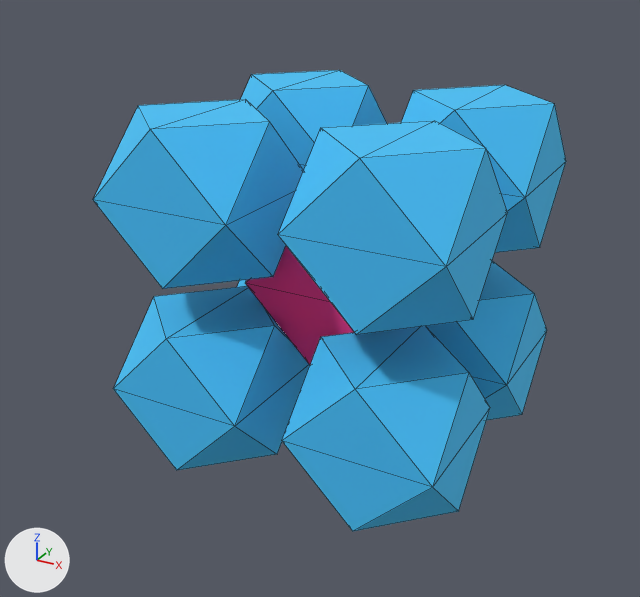
An edit to the glTF model fractalarchimedean/vr/salas/glb/fractalcuboctahedron1.glb, drawn before and after from the same camera.
Rendered twice from a 50 mm camera at (7.67, -15.02, 6.8) aimed at (-0.35, -0.44, -0.49). Every picture has the same lights, and +X, +Y and +Z are marked at lower left. Mesh edges are drawn as thin lines. Where no turn or scale is listed for an object, it has been applied to the vertices.

The scene before the commit, as lines of its bpy script (objects in view):
```python
ob_mesh_0 = bpy.data.objects.new('Mesh_0', me_mesh_0)
ob_mesh_0.location = (-1.96, 1.96, 1.96)
ob_mesh_1 = bpy.data.objects.new('Mesh_1', me_mesh_1)
ob_mesh_1.location = (1.96, 1.96, 1.96)
ob_mesh_2 = bpy.data.objects.new('Mesh_2', me_mesh_2)
ob_mesh_2.location = (1.96, -1.96, 1.96)
ob_mesh_3 = bpy.data.objects.new('Mesh_3', me_mesh_3)
ob_mesh_3.location = (-1.96, -1.96, 1.96)
ob_mesh_5 = bpy.data.objects.new('Mesh_5', me_mesh_5)
ob_mesh_5.location = (1.96, 1.96, -1.96)
ob_mesh_6 = bpy.data.objects.new('Mesh_6', me_mesh_6)
ob_mesh_6.location = (-1.96, -1.96, -1.96)
ob_mesh_7 = bpy.data.objects.new('Mesh_7', me_mesh_7)
ob_mesh_7.location = (1.96, -1.96, -1.96)
ob_mesh_8 = bpy.data.objects.new('Mesh_8', me_mesh_8)
ob_mesh_8.parent = ob_node_25
ob_mesh_8.location = (0.0, 0.0, 0.0)
```
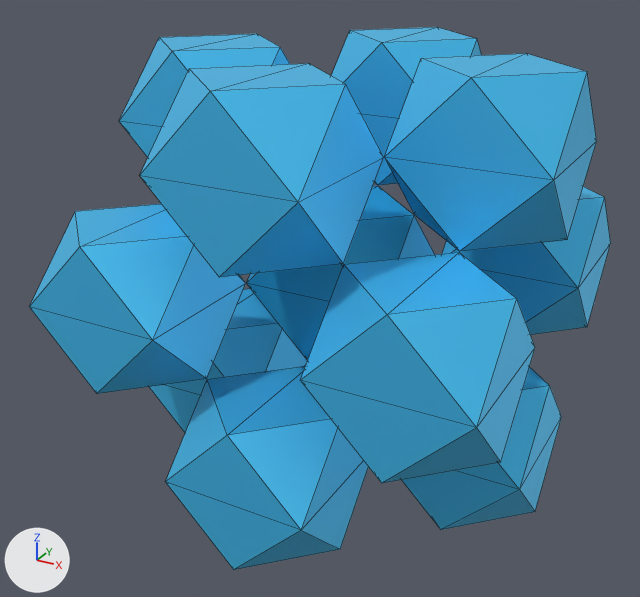
ob_node_27 is not drawn itself; it is the parent of ob_node_2, ob_node_5, ob_node_8, ob_node_11, ob_node_14, ob_node_17, ob_node_20, ob_node_23.
ob_node_26 is not drawn itself; it is the parent of ob_node_25.
ob_node_28 is not drawn itself; it is the parent of ob_node_27.

The change, as a diff of the scene's bpy script:
```diff
--- a/fractalarchimedean/vr/salas/glb/fractalcuboctahedron1.glb.py
+++ b/fractalarchimedean/vr/salas/glb/fractalcuboctahedron1.glb.py
@@ mat_cor8 @@
 mat_cor8.metallic = 0.3
-mat_cor8.roughness = 0.8
@@ mat_cor8_001 @@
 mat_cor8_001.metallic = 0.3
-mat_cor8_001.roughness = 0.8
@@ mat_cor8_002 @@
 mat_cor8_002.metallic = 0.3
-mat_cor8_002.roughness = 0.8
@@ mat_cor8_003 @@
 mat_cor8_003.base_color = (0.0732, 0.604, 1.0)  # cyan #4cccff
-mat_cor8_003.metallic = 0.3
-mat_cor8_003.roughness = 0.8
+mat_cor8_003.metallic = 0.5
@@ mat_cor8_005 @@
 mat_cor8_005.metallic = 0.3
-mat_cor8_005.roughness = 0.8
@@ mat_cor8_006 @@
 mat_cor8_006.metallic = 0.3
-mat_cor8_006.roughness = 0.8
@@ mat_cor8_007 @@
 mat_cor8_007.base_color = (0.0732, 0.604, 1.0)  # cyan #4cccff
-mat_cor8_007.metallic = 0.3
-mat_cor8_007.roughness = 0.8
+mat_cor8_007.metallic = 0.5
@@ mat_cor8_008 @@
 mat_cor8_008 = principled_material('Cor8.008')
-mat_cor8_008.base_color = (0.933, 0.048, 0.287)  # pink #f73e92
-mat_cor8_008.metallic = 0.3
-mat_cor8_008.roughness = 0.8
+mat_cor8_008.base_color = (0.0732, 0.604, 1.0)  # cyan #4cccff
+mat_cor8_008.metallic = 0.5
@@ ob_node_28 @@
 ob_node_28 = bpy.data.objects.new('Node_28', None)
+ob_node_28.parent = ob_node_29
 ob_node_28.location = (0.0, 0.0, 0.0)
-ob_node_28.scale = (6.2, 6.2, 6.2)
@@ ob_node_27 @@
 ob_node_27 = bpy.data.objects.new('Node_27', None)
-ob_node_27.parent = ob_node_28
+ob_node_27.parent = ob_node_40
 ob_node_27.location = (0.0, 0.0, 0.0)
@@ ob_mesh_0 @@
 ob_mesh_0 = bpy.data.objects.new('Mesh_0', me_mesh_0)
-ob_mesh_0.location = (-1.96, 1.96, 1.96)
+ob_mesh_0.location = (-2.92, 0.0, 2.92)
@@ ob_mesh_1 @@
 ob_mesh_1 = bpy.data.objects.new('Mesh_1', me_mesh_1)
-ob_mesh_1.location = (1.96, 1.96, 1.96)
+ob_mesh_1.location = (2.92, 0.0, 2.92)
@@ ob_mesh_2 @@
 ob_mesh_2 = bpy.data.objects.new('Mesh_2', me_mesh_2)
-ob_mesh_2.location = (1.96, -1.96, 1.96)
+ob_mesh_2.location = (2.92, 0.0, -2.92)
@@ ob_mesh_3 @@
 ob_mesh_3 = bpy.data.objects.new('Mesh_3', me_mesh_3)
-ob_mesh_3.location = (-1.96, -1.96, 1.96)
+ob_mesh_3.location = (-2.92, 0.0, -2.92)
@@ ob_mesh_4 @@
 ob_mesh_4 = bpy.data.objects.new('Mesh_4', me_mesh_4)
-ob_mesh_4.location = (-1.96, 1.96, -1.96)
+ob_mesh_4.location = (0.0, -2.92, 2.92)
@@ ob_mesh_5 @@
 ob_mesh_5 = bpy.data.objects.new('Mesh_5', me_mesh_5)
-ob_mesh_5.location = (1.96, 1.96, -1.96)
+ob_mesh_5.location = (0.0, 2.92, 2.92)
@@ ob_mesh_6 @@
 ob_mesh_6 = bpy.data.objects.new('Mesh_6', me_mesh_6)
-ob_mesh_6.location = (-1.96, -1.96, -1.96)
+ob_mesh_6.location = (0.0, -2.92, -2.92)
@@ ob_mesh_7 @@
 ob_mesh_7 = bpy.data.objects.new('Mesh_7', me_mesh_7)
-ob_mesh_7.location = (1.96, -1.96, -1.96)
+ob_mesh_7.location = (0.0, 2.92, -2.92)
@@ ob_node_26 @@
 ob_node_26.parent = ob_node_27
-ob_node_26.location = (0.0, 0.0, 0.0)
-ob_node_26.scale = (1.01, 1.01, 1.01)
+ob_node_26.location = (1.415, -1.415, 0.0)
+ob_node_26.scale = (0.998, 0.998, 0.998)
@@ ob_node_29 @@
+ob_node_29 = bpy.data.objects.new('Node_29', None)
+ob_node_29.parent = ob_node_27
+ob_node_29.location = (-1.415, -1.415, 0.0)
+ob_node_29.scale = (0.998, 0.998, 0.998)
@@ ob_node_40 @@
+ob_node_40 = bpy.data.objects.new('Node_40', None)
+ob_node_40.location = (0.0, 0.0, 0.0)
+ob_node_40.scale = (6.2, 6.2, 6.2)
@@ ob_mesh_12 @@
+ob_mesh_12 = bpy.data.objects.new('Mesh_12', me_mesh_12)  # 12 vertices, 20 faces; spans x -1.46..1.46, y -1.46..1.46, z -1.46..1.46; in mat_cor8_012 (cyan #33b3e5)
+ob_mesh_12.location = (0.0, 0.0, 0.0)
@@ ob_mesh_10 @@
+ob_mesh_10 = bpy.data.objects.new('Mesh_10', me_mesh_10)  # 12 vertices, 20 faces; spans x -1.46..1.46, y -1.46..1.46, z -1.46..1.46; in mat_cor8_010 (cyan #4cccff)
+ob_mesh_10.location = (2.92, 2.92, 0.0)
@@ ob_mesh_9 @@
+ob_mesh_9 = bpy.data.objects.new('Mesh_9', me_mesh_9)  # 12 vertices, 20 faces; spans x -1.46..1.46, y -1.46..1.46, z -1.46..1.46; in mat_cor8_009 (cyan #4cccff)
+ob_mesh_9.location = (-2.92, -2.92, 0.0)
```

Boxes [x1, y1, x2, y2] around the edits, measured in the pictures (640 x 597 px):
'Mesh_2', surface changed, moved: before [278, 120, 508, 335]; after [402, 367, 562, 530]
'Mesh_6', surface changed, moved: before [113, 286, 310, 470]; after [165, 366, 368, 570]
'Mesh_8', recoloured, surface changed, moved, rescaled: before [245, 246, 354, 365]; after [301, 252, 535, 483]
'Mesh_4', moved: before [237, 280, 247, 287]; after [139, 63, 384, 277]
'Mesh_3', surface changed, moved: before [93, 99, 303, 289]; after [149, 289, 307, 433]
'Mesh_1', surface changed, moved: before [401, 85, 566, 253]; after [384, 53, 597, 251]
'Mesh_7', surface changed, moved (not visible afterwards): before [282, 326, 490, 531]
'Mesh_9', added: after [29, 204, 246, 394]
'Mesh_5', surface changed, moved: before [426, 261, 547, 420]; after [331, 27, 482, 185]
'Mesh_0', surface changed, moved: before [240, 70, 387, 171]; after [119, 34, 290, 158]
'Mesh_10', added: after [442, 187, 611, 335]
'Mesh_12', added: after [247, 186, 435, 361]
